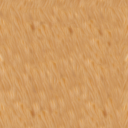
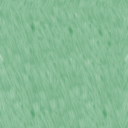
Layers edited between the first and the second w=128, h=128 image:
added layer "Layer #2" above "Layer #1" over [0, 0, 128, 128]
added layer "Layer #1" above "Layer" over [0, 0, 128, 128]
